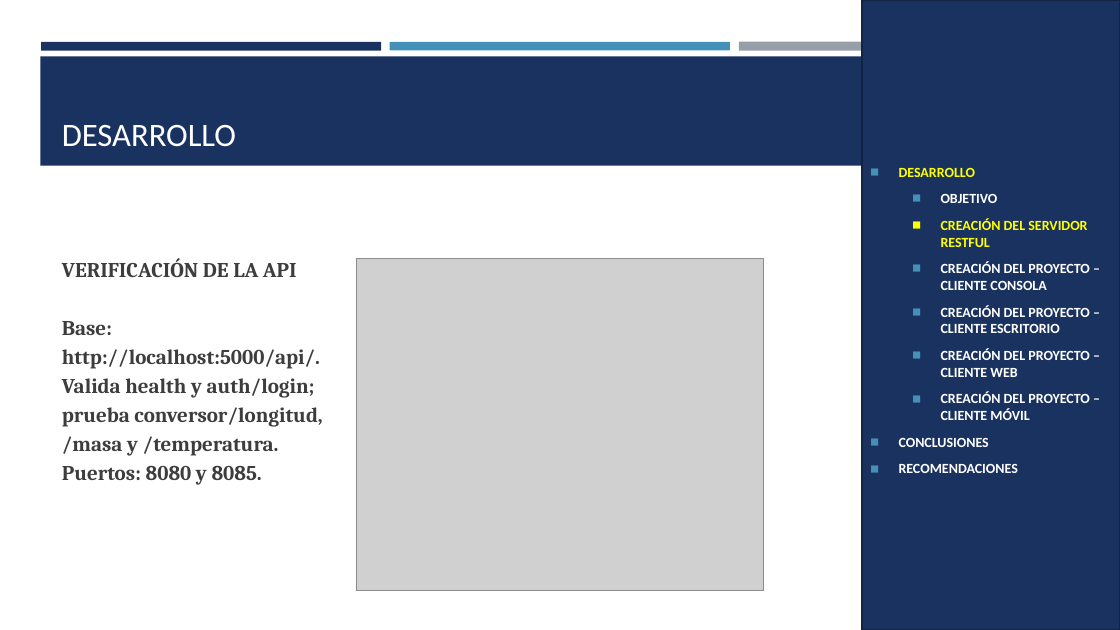
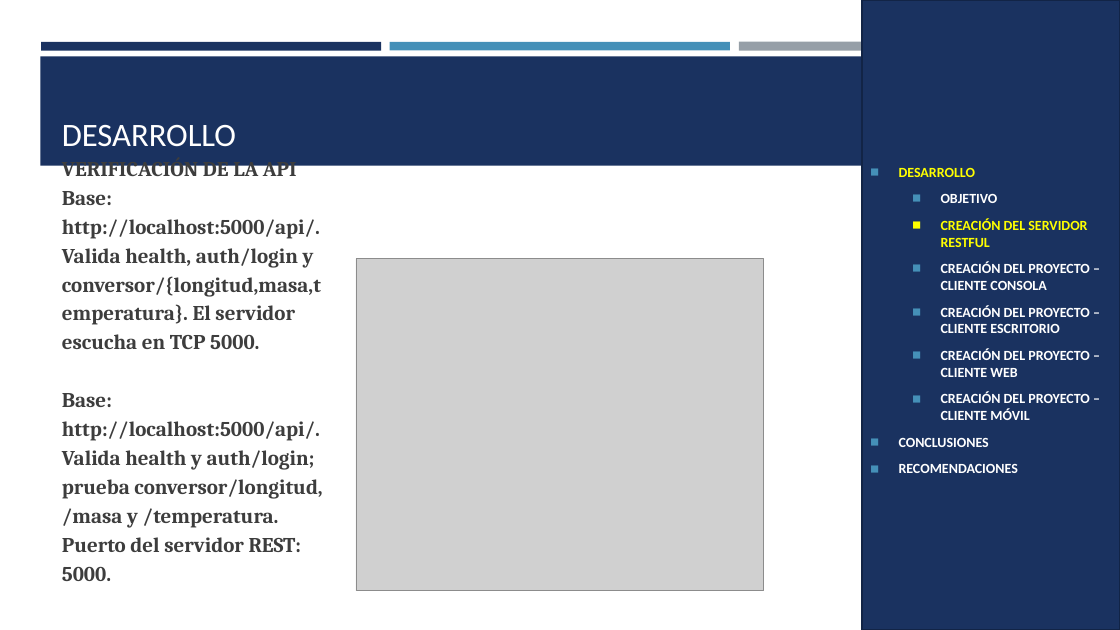
Before and after one commit to JulioViche/u1-sw-arch, a slide deck: slide 7 of TI.1.4. PAO202651_RESTFUL_DOTNET_SINBDD_NRC36884_GR09/05. DOCUMENTACION/CONVUNI_RESTFUL_DOTNET_GR09.pptx. Drawn at 1120x630 pixels with LibreOffice and Linux fonts; fonts in the diff are those of the drawing; grey boxes stand for pictures. Boxes give left, top, right and bottom in pixels: in the first picture for what was removed or moved away, otherwise in the second. Text is boxed around its words. In the diff, an @@ line names an element or a change of style, - is before the commit and + after.

```diff
--- a/TI.1.4. PAO202651_RESTFUL_DOTNET_SINBDD_NRC36884_GR09/05. DOCUMENTACION/CONVUNI_RESTFUL_DOTNET_GR09.pptx
+++ b/TI.1.4. PAO202651_RESTFUL_DOTNET_SINBDD_NRC36884_GR09/05. DOCUMENTACION/CONVUNI_RESTFUL_DOTNET_GR09.pptx
@@ text at [62, 156, 321, 349]: text changed @@
-VERIFICACIÓN DE LA API
+VERIFICACIÓN DE LA API Base: http://localhost:5000/api/. Valida health, auth/login y conversor/{longitud,masa,temperatura}. El servidor escucha en TCP 5000.
@@ text at [62, 537, 301, 581]: text changed @@
-Puertos: 8080 y 8085.
+Puerto del servidor REST: 5000.
```
Also in this commit, not shown: 13 other slides changed, 18 other files.
